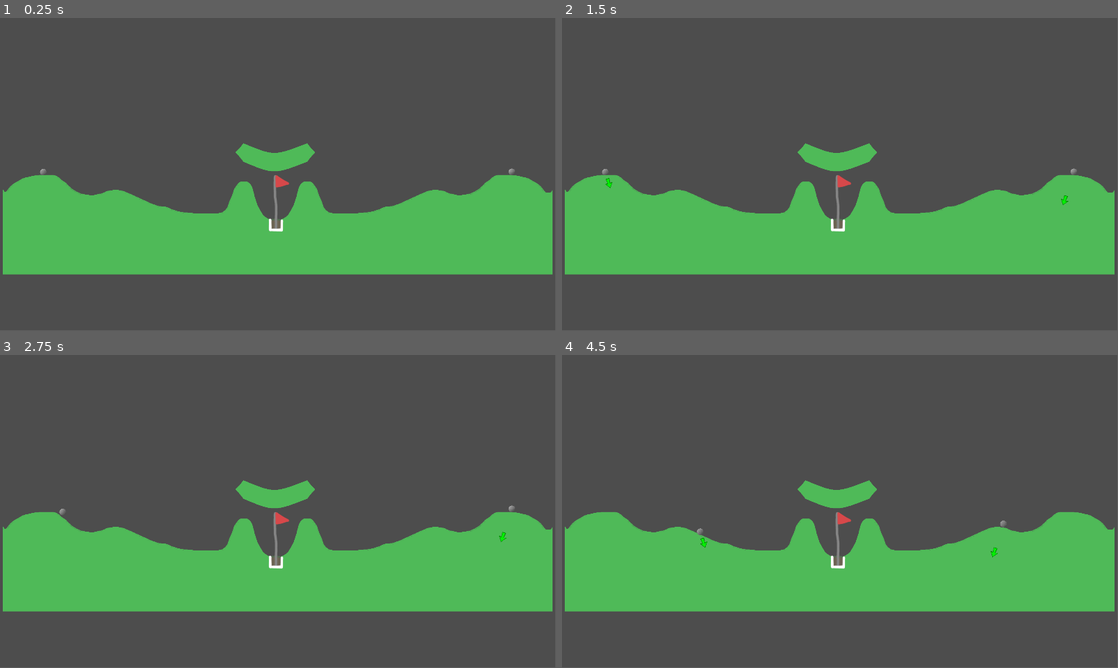
Above: before the commit, frames 1-4 (two rows, left to right).
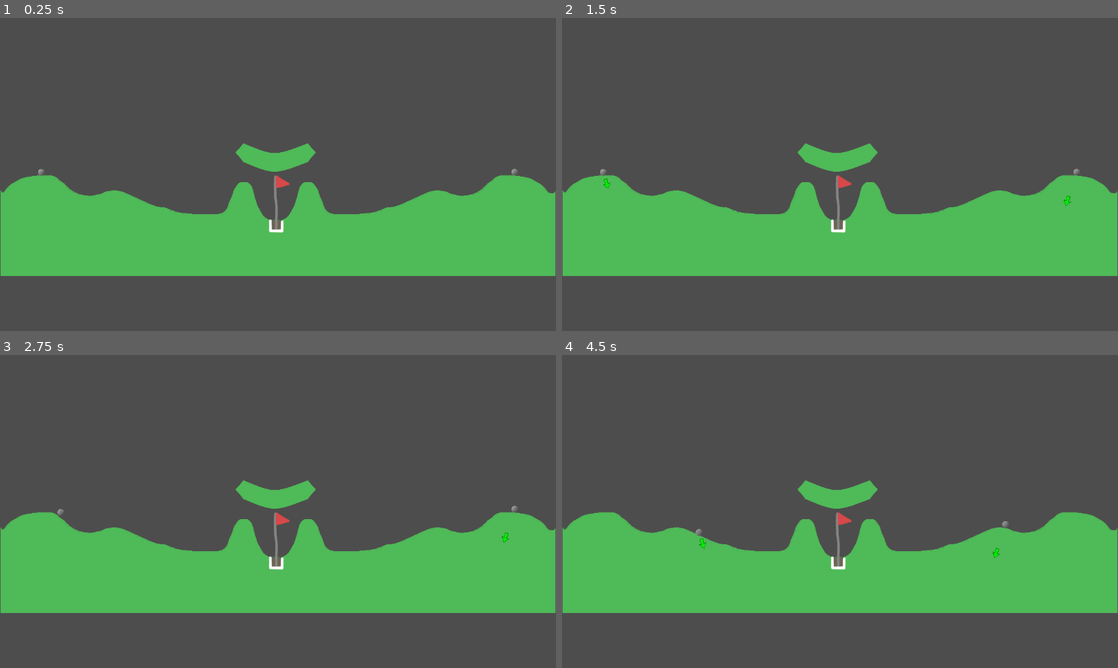
Above: after the commit, the same moments.

Repository: RuadhanKM/golf-game-demo
Game: Godot game, scene res://Scenes/game.tscn
The game is run twice, just before and just after one commit, with the same random seed, the same clock (stepped at 60 frames per second) and the same inputs.
Inputs:
- Up to frame 1 (0.25 s): no input
- Up to frame 2 (1.5 s): tap Enter at 0.5 s; tap W (P1_Swing) at 0.6 s; tap Space at 1.25 s; tap Up (P2_Swing) at 1.35 s
- Up to frame 3 (2.75 s): tap W (P1_Swing) at 2.1 s
- Up to frame 4 (4.5 s): tap Up (P2_Swing) at 2.85, 4.35 s; tap W (P1_Swing) at 3.6 s
In our replay, the window is 799x449 before the commit and 800x450 after it. These sizes can differ from the game's own. Grey fills any space a smaller window leaves; there, only what the larger window draws over its background counts as a difference.

The runs differ from the first frame. In frame 1, 1.4% of the frame differs, in the area x 0-100%, y 40-83%; in frame 2, 1.5%; in frame 3, 1.5%; in frame 4, 1.5%.

Commit message:
added card picking screen

Diff:
--- a/Scenes/game.tscn
+++ b/Scenes/game.tscn
@@ -2,12 +2,12 @@
 
 [ext_resource type="PackedScene" uid="uid://c5ona3svymwqb" path="res://Scenes/golf-ball.tscn" id="1_5enur"]
 [ext_resource type="PackedScene" uid="uid://kwycccyd5tgk" path="res://Scenes/test-ground.tscn" id="2_8qxjs"]
-[ext_resource type="PackedScene" uid="uid://b7l2wwtvtqhkx" path="res://Scenes/pick-screen.tscn" id="3_bksyb"]
+[ext_resource type="PackedScene" uid="uid://babuel215jd8i" path="res://Scenes/pick-screen.tscn" id="3_bksyb"]
 
 [node name="Game" type="Node2D"]
 
 [node name="Camera2D" type="Camera2D" parent="."]
-zoom = Vector2(0.9, 0.9)
+zoom = Vector2(0.545, 0.545)
 
 [node name="Golf-ball" parent="." instance=ExtResource("1_5enur")]
 position = Vector2(-890, -11)
@@ -19,7 +19,6 @@
 [node name="Test-ground" parent="." instance=ExtResource("2_8qxjs")]
 
 [node name="Card-ui" parent="." instance=ExtResource("3_bksyb")]
-visible = false
 anchors_preset = 15
 anchor_left = 0.0
 anchor_top = 0.0
--- a/Scenes/pick-screen.tscn
+++ b/Scenes/pick-screen.tscn
@@ -1,7 +1,7 @@
-[gd_scene load_steps=3 format=3 uid="uid://b7l2wwtvtqhkx"]
+[gd_scene load_steps=3 format=3 uid="uid://babuel215jd8i"]
 
-[ext_resource type="PackedScene" uid="uid://o8jk5di0lqew" path="res://Scenes/card.tscn" id="1_qckhp"]
-[ext_resource type="Script" path="res://Scenes/ui_manager.gd" id="1_qucal"]
+[ext_resource type="PackedScene" path="res://Scenes/card.tscn" id="1_qckhp"]
+[ext_resource type="Script" path="res://Scripts/ui_manager.gd" id="1_tndlx"]
 
 [node name="Card-ui" type="Control"]
 layout_mode = 3
@@ -24,7 +24,7 @@
 grow_vertical = 2
 size_flags_horizontal = 3
 size_flags_vertical = 3
-script = ExtResource("1_qucal")
+script = ExtResource("1_tndlx")
 
 [node name="Card" parent="Panel" instance=ExtResource("1_qckhp")]
 layout_mode = 1
--- a/Scenes/ui_manager.gd
+++ /dev/null
@@ -1,11 +0,0 @@
-extends Panel
-
-class_name ui
-
-signal card_picked
-
-func _ready() -> void:
-	GameManager.ui_control = self
-
-func _input(event: InputEvent) -> void:
-	pass
--- a/Scripts/game_manager.gd
+++ b/Scripts/game_manager.gd
@@ -34,11 +34,16 @@
 func on_goal(player: golfball):
 	game_state = GAME_STATES.WIN_ANIMATION
 	Engine.time_scale = 0.3
+
 	await get_tree().create_timer(1.0).timeout
+
+	Engine.time_scale = 1
 	spawn_players()
-	Engine.time_scale = 1
 	golf_hole.scored = false
 	golf_hole.get_node("GPUParticles2D").restart()
 	golf_hole.get_node("GPUParticles2D").emitting = false
 	game_state = GAME_STATES.PICKING_CARD
-	ui_control.emit_signal("")
+	ui_control.emit_signal("begin_card_pick", player.PLAYER_TYPE)
+
+func on_card_picked(card):
+	game_state = GAME_STATES.GAMEPLAY
--- /dev/null
+++ b/Scripts/ui_manager.gd
@@ -0,0 +1,37 @@
+extends Panel
+
+class_name ui
+
+signal card_picked
+signal begin_card_pick
+
+var max_cards = 3
+var selected_card = 0
+var player_choosing = golfball.PLAYER_TYPES.PLAYER1
+
+func _ready() -> void:
+	GameManager.ui_control = self
+
+	visible = false
+	connect("begin_card_pick", on_begin_card_pick)
+
+func _input(event: InputEvent) -> void:
+	if GameManager.game_state != GameManager.GAME_STATES.PICKING_CARD:
+		return
+
+	var p_string = "P1" if player_choosing == golfball.PLAYER_TYPES.PLAYER1 else "P2"
+
+	if event.is_action_released(p_string + "_Right"):
+		selected_card = posmod((selected_card + 1), max_cards)
+	if event.is_action_released(p_string + "_Left"):
+		selected_card = posmod((selected_card - 1), max_cards)
+	if event.is_action_released(p_string + "_Swing"):
+		visible = false
+		emit_signal("card_picked")
+
+	#get_child(selected_card).color
+
+func on_begin_card_pick(player: GameManager.GAME_STATES):
+	player_choosing = player
+	visible = true
+	selected_card = 0
--- a/project.godot
+++ b/project.godot
@@ -22,8 +22,7 @@
 
 [display]
 
-window/size/viewport_width=1920
-window/size/viewport_height=1080
+window/stretch/mode="viewport"
 
 [input]
 
